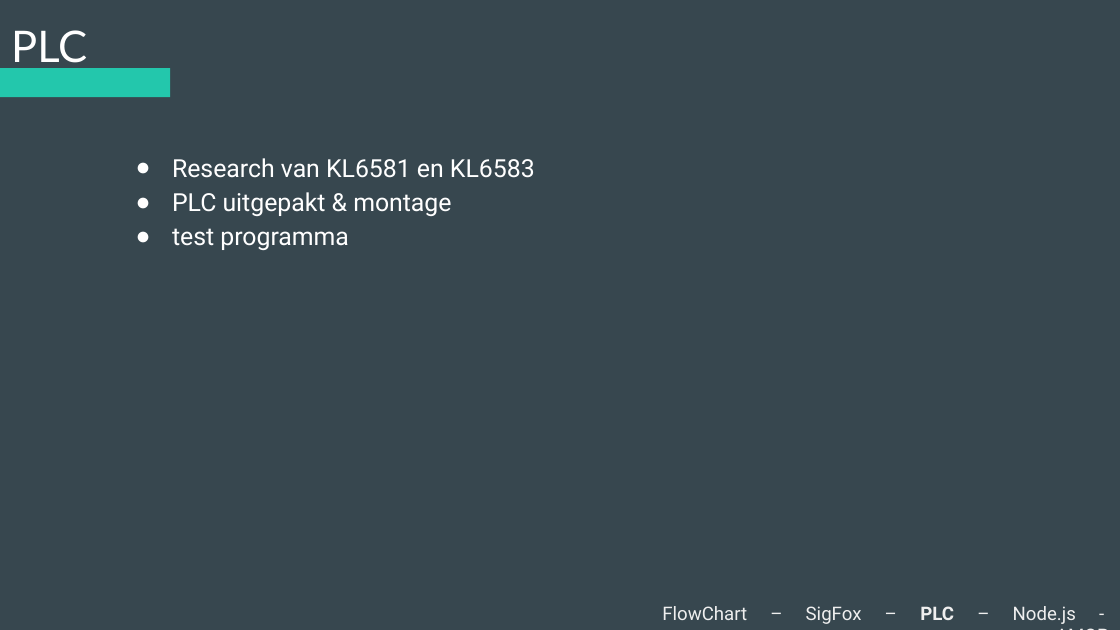
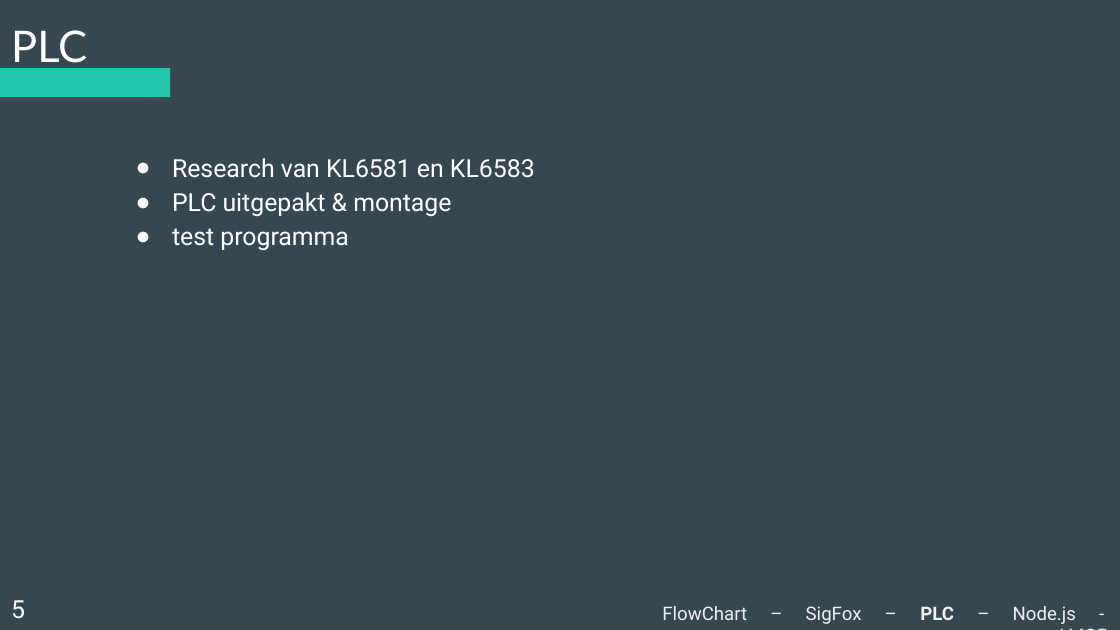
Before and after one commit to Koffiejoe/IA-EnOcean, a slide deck: slide 5 of Presentaties/2Wekelijkse PowerPoint/nieuweppt.pptx. Drawn at 1120x630 pixels with LibreOffice and Linux fonts; fonts in the diff are those of the drawing. Boxes give left, top, right and bottom in pixels: in the first picture for what was removed or moved away, otherwise in the second. Text is boxed around its words. In the diff, an @@ line names an element or a change of style, - is before the commit and + after.

```diff
--- a/Presentaties/2Wekelijkse PowerPoint/nieuweppt.pptx
+++ b/Presentaties/2Wekelijkse PowerPoint/nieuweppt.pptx
@@ text added at bbox=[11, 600, 25, 619], 16 pt, text #FFFFFF @@
+5
```
Also in this commit, not shown: 6 other slides changed, 1 slide added, 3 other files.
